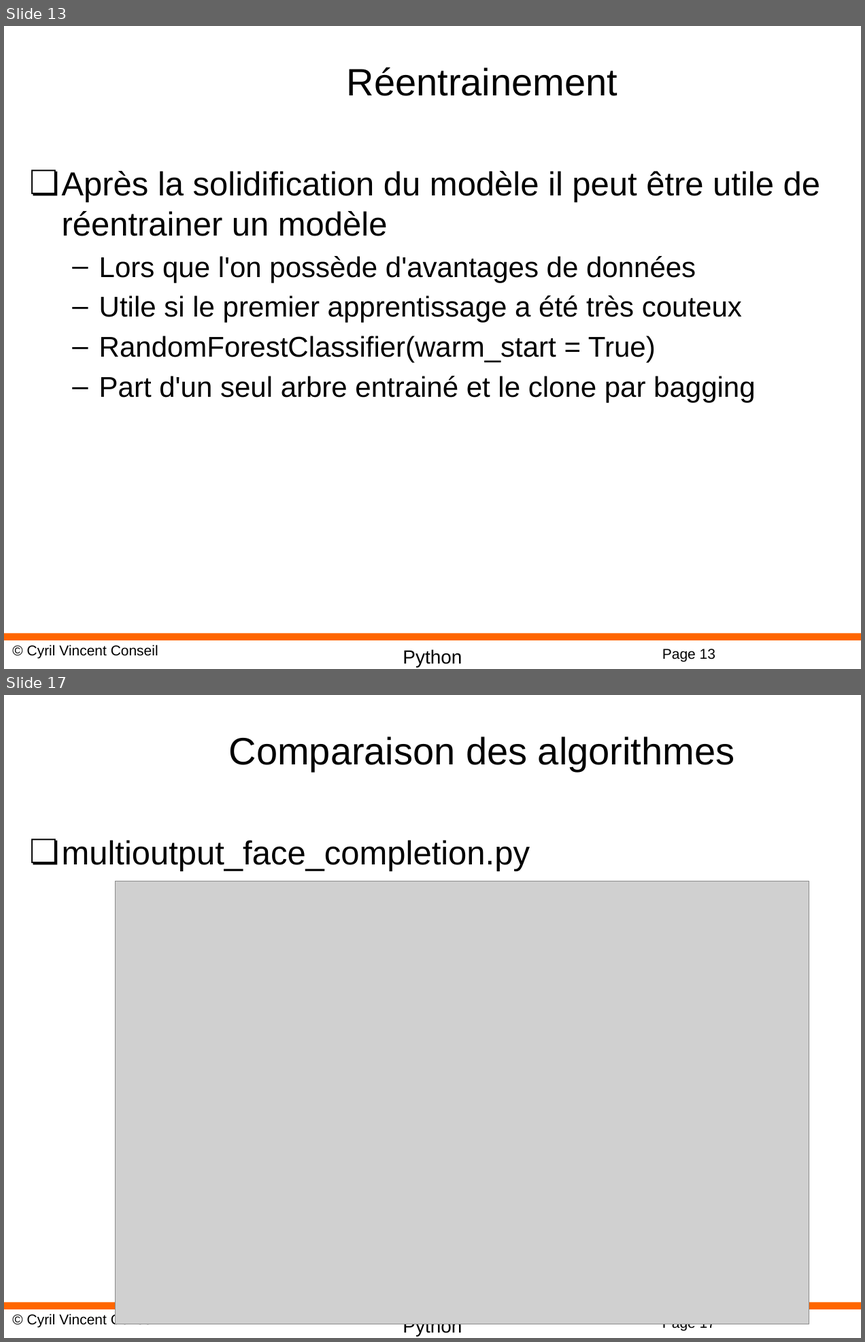
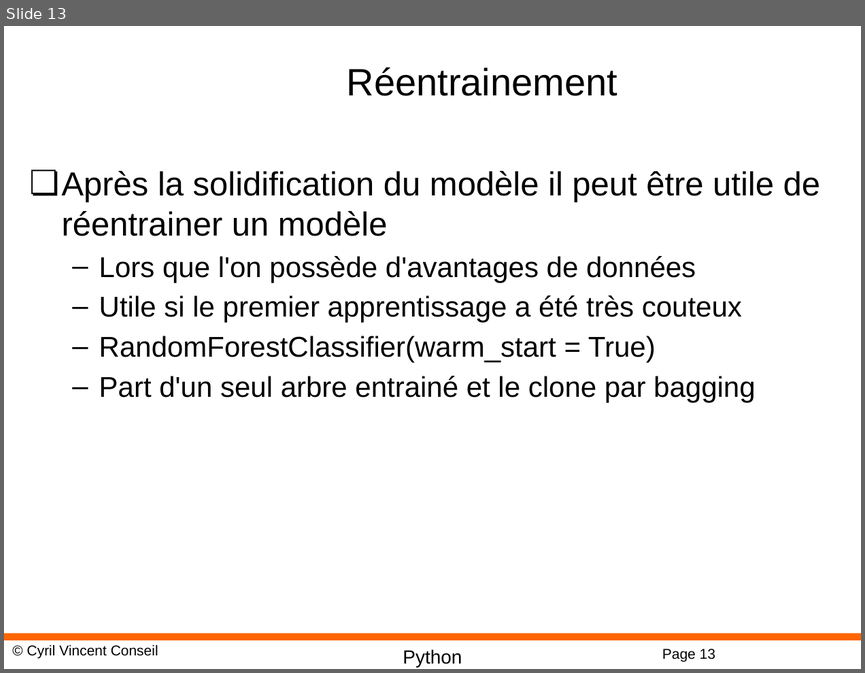
Before and after one commit to cyrilvincent/ML, a slide deck: PPT/MachineLearning15-RandomForest.pptx. Shown one above the other, each under a label of ours: slides 13 and 17 before the commit, slide 13 after it; the slides between them are not shown. The pictures are 865x1342 and 865x673 pixels, drawn with LibreOffice and Linux fonts; fonts in the diff are those of the drawing; grey boxes stand for pictures; background and template pictures are left out. Boxes give left, top, right and bottom in pixels: in the first picture for what was removed or moved away, otherwise in the second. Text is boxed around its words. In the diff, an @@ line names an element or a change of style, - is before the commit and + after.

```diff
--- a/PPT/MachineLearning15-RandomForest.pptx
+++ b/PPT/MachineLearning15-RandomForest.pptx
@@ slide 17 removed at (x1=4, y1=695, x2=861, y2=1338), background #FFFFFF; not listed: 4 template elements that a slide beside it also shows @@
@@ title removed at (x1=229, y1=736, x2=734, y2=772) @@
-Comparaison des algorithmes
@@ text removed at (x1=62, y1=840, x2=530, y2=872) @@
-❏ multioutput_face_completion.py
@@ picture removed at (x1=116, y1=881, x2=808, y2=1324) @@
```
Also in this commit, not shown: 3 other slides removed, 4 other files.
